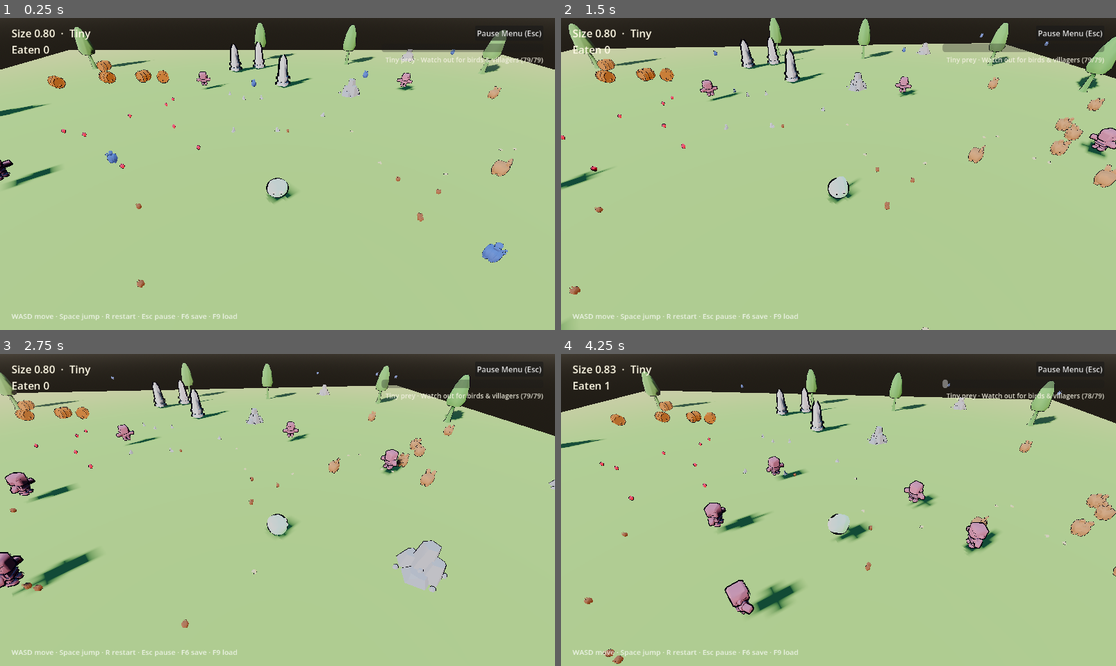
Above: before the commit, frames 1-4 (two rows, left to right).
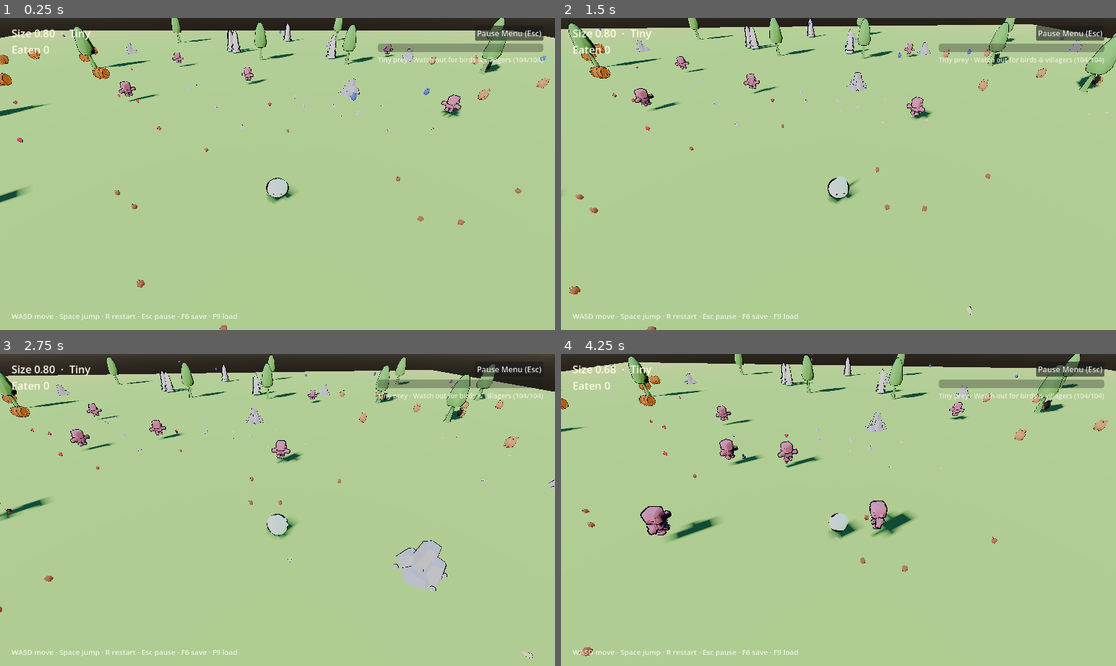
Above: after the commit, the same moments.

Repository: EN-rain/how-to-live-as-a-slime
Game: Godot game, scene res://scenes/main.tscn
Same seed, same stepped clock (60 frames per second), same inputs: the game is played once before the commit and once after it.
Inputs:
- Up to frame 1 (0.25 s): no input
- Up to frame 2 (1.5 s): hold D (move_right) 0.53-1.28 s; tap Space (jump) at 0.77 s; hold S (move_back) from 1.28 s (still down)
- Up to frame 3 (2.75 s): tap Space (jump) at 1.52 s; release S (move_back) at 2.03 s; hold D (move_right) from 2.03 s (still down)
- Up to frame 4 (4.25 s): release D (move_right) at 2.78 s; hold W (move_forward) 2.78-3.53 s; tap Space (jump) at 3.02, 3.77 s; hold A (move_left) from 3.53 s (still down)

The runs differ from the first frame. In frame 1, 9.9% of the frame differs, in the area x 0-100%, y 0-100%; in frame 2, 10%; in frame 3, 11%; in frame 4, 18%.

Commit message:
feat(world): expand the arena to 100x100 m with denser food and mobs
The 60x60 m map felt cramped once the slime outgrew its starting area.

- Ground and walls grow to 100x100 m, walls move to +-50, and the navmesh
  covers +-48 in 48 grid steps so mobs can path across the whole map.
- 13 more trees and 8 more rocks spread the props through the new space;
  fog and prop visibility distances stretch to match.
- 85 edibles (up from 66) and 19 mobs (9 villagers, 10 birds) spawn across
  the arena, and Mob's map bound/detection range follow the larger map.
- Edibles and mobs resample their spawn point until it is 1.6-2.6 m clear
  of trees and rocks, so a meal can never be buried in a StaticBody3D and
  block a 100% clear.

Diff:
--- a/scenes/world.tscn
+++ b/scenes/world.tscn
@@ -30,20 +30,20 @@
 fog_density = 0.55
 fog_aerial_perspective = 0.5
 fog_sky_affect = 0.0
-fog_depth_begin = 26.0
-fog_depth_end = 80.0
+fog_depth_begin = 42.0
+fog_depth_end = 150.0
 
 [sub_resource type="BoxMesh" id="BoxMesh_ground"]
-size = Vector3(60, 1, 60)
+size = Vector3(100, 1, 100)
 
 [sub_resource type="BoxShape3D" id="BoxShape_ground"]
-size = Vector3(60, 1, 60)
+size = Vector3(100, 1, 100)
 
 [sub_resource type="BoxShape3D" id="BoxShape_wall_ns"]
-size = Vector3(60, 8, 1)
+size = Vector3(100, 8, 1)
 
 [sub_resource type="BoxShape3D" id="BoxShape_wall_ew"]
-size = Vector3(1, 8, 60)
+size = Vector3(1, 8, 100)
 
 [node name="World" type="Node3D" node_paths=PackedStringArray("world_environment", "sun_light", "nav_region", "ground_mesh", "trees_root", "rocks_root")]
 script = ExtResource("1_world")
@@ -82,7 +82,7 @@
 [node name="Walls" type="Node3D" parent="NavigationRegion3D"]
 
 [node name="NorthWall" type="StaticBody3D" parent="NavigationRegion3D/Walls"]
-transform = Transform3D(1, 0, 0, 0, 1, 0, 0, 0, 1, 0, 4, -30)
+transform = Transform3D(1, 0, 0, 0, 1, 0, 0, 0, 1, 0, 4, -50)
 collision_layer = 1
 collision_mask = 0
 
@@ -90,7 +90,7 @@
 shape = SubResource("BoxShape_wall_ns")
 
 [node name="SouthWall" type="StaticBody3D" parent="NavigationRegion3D/Walls"]
-transform = Transform3D(1, 0, 0, 0, 1, 0, 0, 0, 1, 0, 4, 30)
+transform = Transform3D(1, 0, 0, 0, 1, 0, 0, 0, 1, 0, 4, 50)
 collision_layer = 1
 collision_mask = 0
 
@@ -98,7 +98,7 @@
 shape = SubResource("BoxShape_wall_ns")
 
 [node name="WestWall" type="StaticBody3D" parent="NavigationRegion3D/Walls"]
-transform = Transform3D(1, 0, 0, 0, 1, 0, 0, 0, 1, -30, 4, 0)
+transform = Transform3D(1, 0, 0, 0, 1, 0, 0, 0, 1, -50, 4, 0)
 collision_layer = 1
 collision_mask = 0
 
@@ -106,7 +106,7 @@
 shape = SubResource("BoxShape_wall_ew")
 
 [node name="EastWall" type="StaticBody3D" parent="NavigationRegion3D/Walls"]
-transform = Transform3D(1, 0, 0, 0, 1, 0, 0, 0, 1, 30, 4, 0)
+transform = Transform3D(1, 0, 0, 0, 1, 0, 0, 0, 1, 50, 4, 0)
 collision_layer = 1
 collision_mask = 0
 
@@ -151,6 +151,45 @@
 [node name="Tree12" parent="NavigationRegion3D/Trees" instance=ExtResource("2_tree")]
 transform = Transform3D(1, 0, 0, 0, 1, 0, 0, 0, 1, -20, 0, -20)
 
+[node name="Tree13" parent="NavigationRegion3D/Trees" instance=ExtResource("2_tree")]
+transform = Transform3D(1, 0, 0, 0, 1, 0, 0, 0, 1, -38, 0, -18)
+
+[node name="Tree14" parent="NavigationRegion3D/Trees" instance=ExtResource("2_tree")]
+transform = Transform3D(1, 0, 0, 0, 1, 0, 0, 0, 1, -34, 0, 10)
+
+[node name="Tree15" parent="NavigationRegion3D/Trees" instance=ExtResource("2_tree")]
+transform = Transform3D(1, 0, 0, 0, 1, 0, 0, 0, 1, -30, 0, 30)
+
+[node name="Tree16" parent="NavigationRegion3D/Trees" instance=ExtResource("2_tree")]
+transform = Transform3D(1, 0, 0, 0, 1, 0, 0, 0, 1, -14, 0, 34)
+
+[node name="Tree17" parent="NavigationRegion3D/Trees" instance=ExtResource("2_tree")]
+transform = Transform3D(1, 0, 0, 0, 1, 0, 0, 0, 1, 6, 0, 38)
+
+[node name="Tree18" parent="NavigationRegion3D/Trees" instance=ExtResource("2_tree")]
+transform = Transform3D(1, 0, 0, 0, 1, 0, 0, 0, 1, 26, 0, 32)
+
+[node name="Tree19" parent="NavigationRegion3D/Trees" instance=ExtResource("2_tree")]
+transform = Transform3D(1, 0, 0, 0, 1, 0, 0, 0, 1, 38, 0, 18)
+
+[node name="Tree20" parent="NavigationRegion3D/Trees" instance=ExtResource("2_tree")]
+transform = Transform3D(1, 0, 0, 0, 1, 0, 0, 0, 1, 40, 0, -6)
+
+[node name="Tree21" parent="NavigationRegion3D/Trees" instance=ExtResource("2_tree")]
+transform = Transform3D(1, 0, 0, 0, 1, 0, 0, 0, 1, 30, 0, -30)
+
+[node name="Tree22" parent="NavigationRegion3D/Trees" instance=ExtResource("2_tree")]
+transform = Transform3D(1, 0, 0, 0, 1, 0, 0, 0, 1, 10, 0, -38)
+
+[node name="Tree23" parent="NavigationRegion3D/Trees" instance=ExtResource("2_tree")]
+transform = Transform3D(1, 0, 0, 0, 1, 0, 0, 0, 1, -16, 0, -36)
+
+[node name="Tree24" parent="NavigationRegion3D/Trees" instance=ExtResource("2_tree")]
+transform = Transform3D(1, 0, 0, 0, 1, 0, 0, 0, 1, -38, 0, -4)
+
+[node name="Tree25" parent="NavigationRegion3D/Trees" instance=ExtResource("2_tree")]
+transform = Transform3D(1, 0, 0, 0, 1, 0, 0, 0, 1, 34, 0, -18)
+
 [node name="Rocks" type="Node3D" parent="NavigationRegion3D"]
 
 [node name="Rock1" parent="NavigationRegion3D/Rocks" instance=ExtResource("3_rock")]
@@ -176,3 +215,27 @@
 
 [node name="Rock8" parent="NavigationRegion3D/Rocks" instance=ExtResource("3_rock")]
 transform = Transform3D(1, 0, 0, 0, 1, 0, 0, 0, 1, 16, 0, -24)
+
+[node name="Rock9" parent="NavigationRegion3D/Rocks" instance=ExtResource("3_rock")]
+transform = Transform3D(1, 0, 0, 0, 1, 0, 0, 0, 1, 32, 0, 8)
+
+[node name="Rock10" parent="NavigationRegion3D/Rocks" instance=ExtResource("3_rock")]
+transform = Transform3D(1, 0, 0, 0, 1, 0, 0, 0, 1, 18, 0, 26)
+
+[node name="Rock11" parent="NavigationRegion3D/Rocks" instance=ExtResource("3_rock")]
+transform = Transform3D(1, 0, 0, 0, 1, 0, 0, 0, 1, -12, 0, 28)
+
+[node name="Rock12" parent="NavigationRegion3D/Rocks" instance=ExtResource("3_rock")]
+transform = Transform3D(1, 0, 0, 0, 1, 0, 0, 0, 1, -34, 0, -10)
+
+[node name="Rock13" parent="NavigationRegion3D/Rocks" instance=ExtResource("3_rock")]
+transform = Transform3D(1, 0, 0, 0, 1, 0, 0, 0, 1, -26, 0, 18)
+
+[node name="Rock14" parent="NavigationRegion3D/Rocks" instance=ExtResource("3_rock")]
+transform = Transform3D(1, 0, 0, 0, 1, 0, 0, 0, 1, 8, 0, -32)
+
+[node name="Rock15" parent="NavigationRegion3D/Rocks" instance=ExtResource("3_rock")]
+transform = Transform3D(1, 0, 0, 0, 1, 0, 0, 0, 1, -20, 0, -28)
+
+[node name="Rock16" parent="NavigationRegion3D/Rocks" instance=ExtResource("3_rock")]
+transform = Transform3D(1, 0, 0, 0, 1, 0, 0, 0, 1, 36, 0, -24)
--- a/scripts/main.gd
+++ b/scripts/main.gd
@@ -14,17 +14,17 @@
 ## Deterministic edible clusters: resource, amount, centre and spread.
 ## Adding food = adding a .tres here (or a new line pointing at one).
 const EDIBLE_GROUPS := [
-	{"data": preload("res://resources/edibles/bug.tres"), "count": 10, "center": Vector3(0, 0, 4), "radius": 8.0},
-	{"data": preload("res://resources/edibles/berry.tres"), "count": 8, "center": Vector3(-6, 0, -4), "radius": 7.0},
-	{"data": preload("res://resources/edibles/crumb.tres"), "count": 8, "center": Vector3(7, 0, 0), "radius": 7.0},
-	{"data": preload("res://resources/edibles/pebble.tres"), "count": 6, "center": Vector3(0, 0, -8), "radius": 6.0},
-	{"data": preload("res://resources/edibles/fruit.tres"), "count": 8, "center": Vector3(-14, 0, 8), "radius": 8.0},
-	{"data": preload("res://resources/edibles/critter.tres"), "count": 7, "center": Vector3(14, 0, -6), "radius": 8.0},
-	{"data": preload("res://resources/edibles/chicken.tres"), "count": 6, "center": Vector3(2, 0, 16), "radius": 7.0},
-	{"data": preload("res://resources/edibles/barrel.tres"), "count": 5, "center": Vector3(-16, 0, -14), "radius": 6.0},
-	{"data": preload("res://resources/edibles/cart.tres"), "count": 3, "center": Vector3(16, 0, 14), "radius": 6.0},
-	{"data": preload("res://resources/edibles/statue.tres"), "count": 3, "center": Vector3(0, 0, -18), "radius": 5.0},
-	{"data": preload("res://resources/edibles/house.tres"), "count": 2, "center": Vector3(-18, 0, 18), "radius": 4.0},
+	{"data": preload("res://resources/edibles/bug.tres"), "count": 12, "center": Vector3(0, 0, 6), "radius": 12.0},
+	{"data": preload("res://resources/edibles/berry.tres"), "count": 10, "center": Vector3(-12, 0, -8), "radius": 12.0},
+	{"data": preload("res://resources/edibles/crumb.tres"), "count": 10, "center": Vector3(12, 0, 0), "radius": 12.0},
+	{"data": preload("res://resources/edibles/pebble.tres"), "count": 8, "center": Vector3(0, 0, -14), "radius": 10.0},
+	{"data": preload("res://resources/edibles/fruit.tres"), "count": 10, "center": Vector3(-22, 0, 14), "radius": 12.0},
+	{"data": preload("res://resources/edibles/critter.tres"), "count": 9, "center": Vector3(22, 0, -12), "radius": 12.0},
+	{"data": preload("res://resources/edibles/chicken.tres"), "count": 8, "center": Vector3(4, 0, 26), "radius": 11.0},
+	{"data": preload("res://resources/edibles/barrel.tres"), "count": 7, "center": Vector3(-26, 0, -22), "radius": 11.0},
+	{"data": preload("res://resources/edibles/cart.tres"), "count": 4, "center": Vector3(26, 0, 24), "radius": 10.0},
+	{"data": preload("res://resources/edibles/statue.tres"), "count": 4, "center": Vector3(0, 0, -30), "radius": 9.0},
+	{"data": preload("res://resources/edibles/house.tres"), "count": 3, "center": Vector3(-30, 0, 28), "radius": 8.0},
 ]
 
 const VILLAGER_DATA := preload("res://resources/mobs/villager.tres")
@@ -53,8 +53,8 @@
 @export var trauma_decay: float = 1.6
 
 @export_group("Spawning")
-@export var villager_count: int = 6
-@export var bird_count: int = 7
+@export var villager_count: int = 9
+@export var bird_count: int = 10
 
 @export_group("Nodes")
 @export var world: GameWorld
@@ -180,19 +180,26 @@
 	for group in EDIBLE_GROUPS:
 		var data: EdibleData = group["data"]
 		var y := data.size * 0.55
+		var centre: Vector3 = group["center"]
+		var reach: float = group["radius"]
 		for i in int(group["count"]):
-			var angle := rng.randf() * TAU
-			var radius := sqrt(rng.randf()) * float(group["radius"])
-			var centre: Vector3 = group["center"]
+			var spot := Vector3.ZERO
+			# Resample until the meal is reachable: a prop buried in a tree
+			# trunk or rock can never be eaten, which would block 100% clears.
+			for attempt in 24:
+				var angle := rng.randf() * TAU
+				var radius := sqrt(rng.randf()) * reach
+				spot = Vector3(centre.x + cos(angle) * radius, y, centre.z + sin(angle) * radius)
+				# Never spawn a free meal inside the player's starting eat radius.
+				var flat := Vector2(spot.x, spot.z)
+				if flat.length() < SAFE_SPAWN_RADIUS:
+					var outward := flat.normalized() if flat.length() > 0.01 else Vector2.RIGHT
+					spot.x = outward.x * SAFE_SPAWN_PUSH
+					spot.z = outward.y * SAFE_SPAWN_PUSH
+				if _is_spot_clear(spot.x, spot.z, 1.6):
+					break
 			var edible := edible_scene.instantiate() as Edible
 			edible.data = data
-			var spot := Vector3(centre.x + cos(angle) * radius, y, centre.z + sin(angle) * radius)
-			# Never spawn a free meal inside the player's starting eat radius.
-			var flat := Vector2(spot.x, spot.z)
-			if flat.length() < SAFE_SPAWN_RADIUS:
-				var outward := flat.normalized() if flat.length() > 0.01 else Vector2.RIGHT
-				spot.x = outward.x * SAFE_SPAWN_PUSH
-				spot.z = outward.y * SAFE_SPAWN_PUSH
 			# Position before add_child: _ready() must not run at the origin.
 			edible.position = spot
 			parent.add_child(edible)
@@ -205,17 +212,43 @@
 	for i in villager_count:
 		var villager := mob_scene.instantiate() as Mob
 		villager.data = VILLAGER_DATA
-		var angle := TAU * float(i) / float(maxi(villager_count, 1)) + rng.randf_range(-0.25, 0.25)
-		var radius := rng.randf_range(11.0, 22.0)
-		villager.position = Vector3(cos(angle) * radius, 1.2, sin(angle) * radius)
+		var spot := _mob_spawn_point(rng, 12.0, 44.0, 2.6)
+		spot.y = 1.2
+		villager.position = spot
 		parent.add_child(villager)
 	for i in bird_count:
 		var bird := mob_scene.instantiate() as Mob
 		bird.data = BIRD_DATA
+		var spot := _mob_spawn_point(rng, 6.0, 46.0, 2.6)
+		spot.y = rng.randf_range(1.5, 3.5)
+		bird.position = spot
+		parent.add_child(bird)
+
+
+func _mob_spawn_point(rng: RandomNumberGenerator, inner: float, outer: float, clearance: float) -> Vector3:
+	var spot := Vector3.ZERO
+	for attempt in 24:
 		var angle := rng.randf() * TAU
-		var radius := rng.randf_range(5.0, 25.0)
-		bird.position = Vector3(cos(angle) * radius, rng.randf_range(1.5, 3.5), sin(angle) * radius)
-		parent.add_child(bird)
+		var radius := rng.randf_range(inner, outer)
+		spot = Vector3(cos(angle) * radius, 0.0, sin(angle) * radius)
+		if _is_spot_clear(spot.x, spot.z, clearance):
+			break
+	return spot
+
+
+## True when (x, z) is clear of tree and rock obstacles by `clearance` metres.
+## World props are on StaticBody3D collision, so a spawn inside them is stuck.
+func _is_spot_clear(x: float, z: float, clearance: float) -> bool:
+	if world == null:
+		return true
+	for root in [world.trees_root, world.rocks_root]:
+		if root == null:
+			continue
+		for prop in root.get_children():
+			var p := prop as Node3D
+			if p != null and Vector2(x - p.position.x, z - p.position.z).length() < clearance:
+				return false
+	return true
 
 
 # --- Save & Load ------------------------------------------------------------
--- a/scripts/mob.gd
+++ b/scripts/mob.gd
@@ -11,10 +11,10 @@
 
 const DEFAULT_GROUND_SCENE: PackedScene = preload("res://scenes/mobs/villager.tscn")
 const DEFAULT_FLY_SCENE: PackedScene = preload("res://scenes/mobs/bird.tscn")
-const DETECTION_RANGE := 28.0
+const DETECTION_RANGE := 30.0
 const FLEE_SIZE_RATIO := 1.05
 const CHASE_SIZE_RATIO := 0.95
-const MAP_BOUND := 27.5
+const MAP_BOUND := 47.5
 const GRAVITY := 24.0
 const FLY_ACCEL := 8.0
 const GROUND_ACCEL := 14.0
@@ -22,7 +22,7 @@
 const BASE_HOVER_HEIGHT := 2.3
 const ABSORB_DURATION := 0.35
 const OBSTACLE_RAY_LENGTH := 2.2
-const VISIBILITY_END := 85.0
+const VISIBILITY_END := 100.0
 const REPATH_INTERVAL := 0.25
 
 ## Which mob this is. Assign a .tres from resources/mobs/ in the Inspector.
--- a/scripts/world.gd
+++ b/scripts/world.gd
@@ -9,10 +9,10 @@
 
 const OUTLINE_WIDTH := 0.02
 const GROUND_OUTLINE_COLOR := Color(0.09, 0.07, 0.12)
-const TREE_VISIBILITY_END := 95.0
-const ROCK_VISIBILITY_END := 80.0
-const NAV_HALF_EXTENT := 28.0
-const NAV_GRID_STEPS := 28
+const TREE_VISIBILITY_END := 130.0
+const ROCK_VISIBILITY_END := 110.0
+const NAV_HALF_EXTENT := 48.0
+const NAV_GRID_STEPS := 48
 
 @export_group("Lighting & Sun")
 @export_range(10.0, 80.0, 1.0) var sun_elevation_deg: float = 32.0
@@ -29,8 +29,8 @@
 @export_range(0.5, 2.0, 0.05) var tonemap_exposure: float = 1.0
 @export_range(0.5, 2.0, 0.05) var tonemap_saturation: float = 1.1
 @export var fog_enabled: bool = true
-@export_range(5.0, 80.0, 1.0) var fog_depth_begin: float = 26.0
-@export_range(20.0, 200.0, 1.0) var fog_depth_end: float = 80.0
+@export_range(5.0, 120.0, 1.0) var fog_depth_begin: float = 42.0
+@export_range(20.0, 300.0, 1.0) var fog_depth_end: float = 150.0
 @export_range(0.0, 1.0, 0.05) var fog_density: float = 0.55
 
 @export_group("Navigation")
